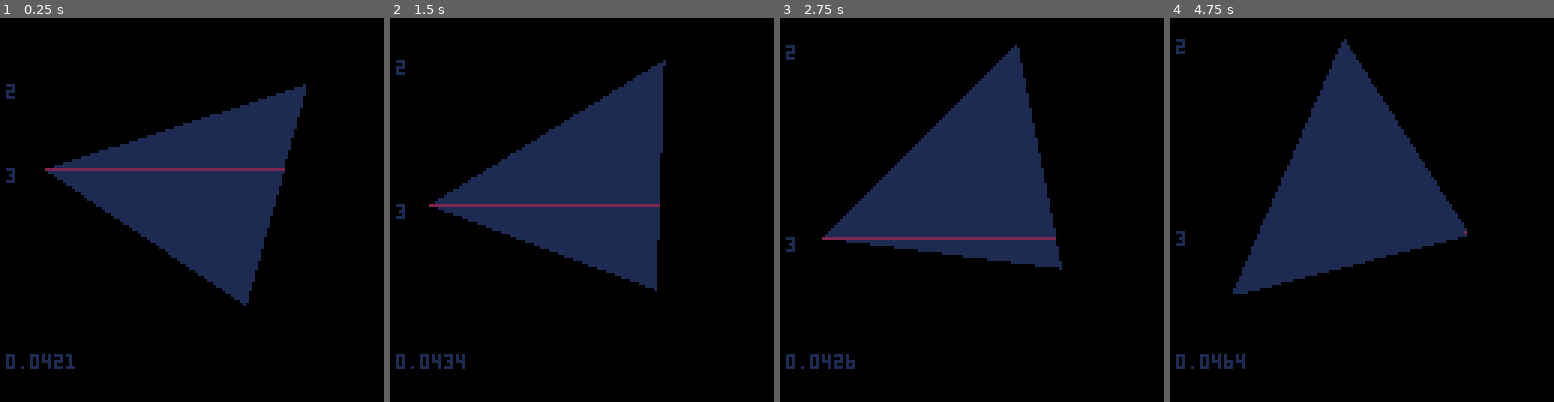
Above: before the commit, frames 1-4 (left to right).
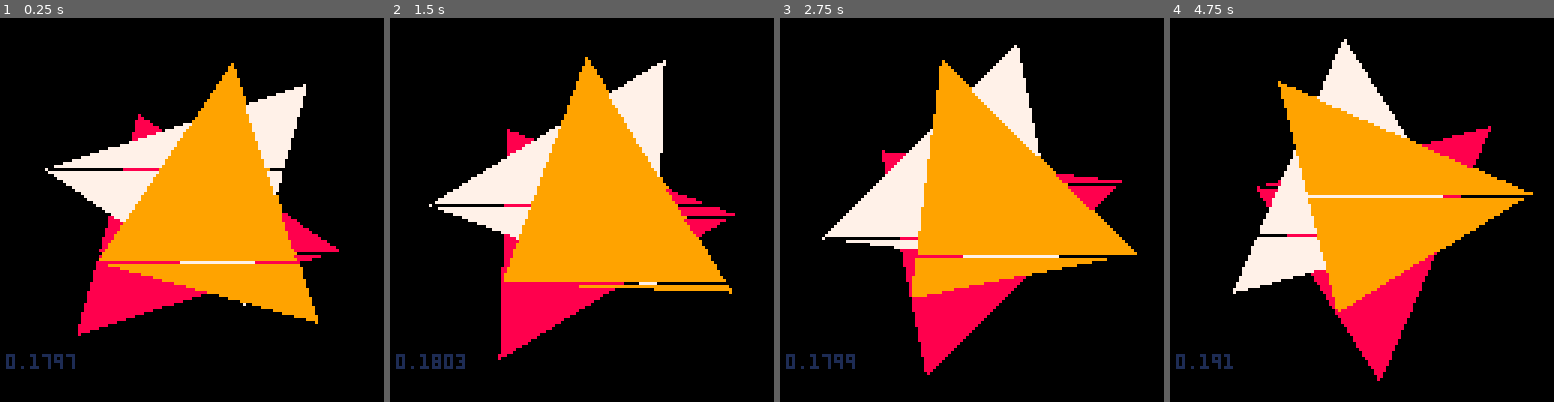
Above: after the commit, the same moments.

Repository: freds72/virtua-on
Game: PICO-8 cartridge carts/edge_rasterizer.p8
The game is run twice, just before and just after one commit, with the same random seed, the same clock (stepped at 60 frames per second) and the same inputs.
Inputs:
- Up to frame 1 (0.25 s): no input
- Up to frame 2 (1.5 s): no input
- Up to frame 3 (2.75 s): no input
- Up to frame 4 (4.75 s): no input

The runs differ from the first frame. In frame 1, 29% of the frame differs, in the area x 1-89%, y 11-92%; in frame 2, 28%; in frame 3, 29%; in frame 4, 29%, in the area x 1-95%, y 5-95%.

Commit message:
full scene rasterizer working (wip)

Diff:
--- a/carts/edge_rasterizer.p8
+++ b/carts/edge_rasterizer.p8
@@ -9,11 +9,11 @@
 	-- https://www.lexaloffle.com/bbs/?tid=2477
 	local function sort(a)
 		for i=1,#a do
-		-- reuse i!!!
+			-- reuse i!!!
 			local j=i
 			while j>1 and a[j-1].x>a[j].x do
-			a[j],a[j-1]=a[j-1],a[j]
-			j-=1
+				a[j],a[j-1]=a[j-1],a[j]
+				j-=1
 			end
 		end
 	end
@@ -23,7 +23,7 @@
 	add=function(self,verts,c,z)
 		local v0=verts[#verts]
 		-- polygon
-		local p={z=z,c=c}
+		local p={z=z,c=c,winding=0}
 		for i=1,#verts do
 			local v1=verts[i]
 			-- edge building
@@ -41,40 +41,93 @@
 		end
 	end,
  	draw=function(self)
- 		color(7)
-		-- active edge table
-		local aet={}
+ 		local aet={}
 		for y=ymin,ymax do
-			local span=edges[y]
-			-- new edges at y?
-			if span then
-				for i=1,#span do
-					aet[#aet+1]=span[i]
+			-- active polygons on scanline
+			local apl={}
+			local nearest,xmin
+			-- get active edges
+			local el=edges[y]
+			if el then
+				for _,e in pairs(el) do
+					aet[#aet+1]=e
 				end
-				print(#aet,2,y,1)
 			end
-			-- order spans
+			-- sort by x
 			sort(aet)
-
-			-- draw spans
-			for i=1,#aet-1 do
-				local e0,e1=aet[i],aet[i+1]
-				rectfill(e0.x,y,e1.x,y,i)
-				--pset(e0.x,y)
+			--[[
+			if y%10==0 then
+				for i=1,#aet do
+					local e=aet[i]
+					print(i,e.x,y-2,1)
+				end
 			end
-
-			-- prepare next
-			for _,e in pairs(aet) do
-				-- edge done?
-				if y>=e.ymax then
-					del(aet,e)
+			]]
+			-- iterate over active edges
+			for i=1,#aet do
+				local e=aet[i]
+				if y>e.ymax then
+					-- end of active edge
+					-- del(aet,e)
+					e.poly.winding=0
+					aet[i]=nil
 				else
-					-- step
+					--
+					local p=e.poly
+					p.winding+=1
+					-- entering?
+					if p.winding==1 then
+						-- register into apl
+						add(apl,p)
+						-- pset(e.x,y,11)
+						-- nearest poly?
+						if nearest then
+							-- leaving nearest poly
+							if nearest.z<p.z then
+								-- draw previous nearest
+								rectfill(xmin,y,e.x,y,nearest.c)
+								-- record nearest x
+								xmin,nearest=e.x,p
+							end
+						else
+							nearest,xmin=p,e.x
+						end
+					else
+						-- only convex polygons
+						assert(p.winding==2)
+						-- unregister poly
+						del(apl,p)
+						-- pset(e.x,y,8)
+						p.winding=0
+						-- leaving?
+						if nearest==p then
+							-- pset(e.x,y,7)
+							-- draw nearest
+							rectfill(xmin,y,e.x,y,p.c)
+							-- record nearest x
+							xmin,nearest=e.x
+							-- search for new nearest
+							local zmax=-32000
+							for _,poly in pairs(apl) do
+								if poly.z>zmax then
+									nearest,zmax=poly,poly.z
+								end
+							end
+						end
+					end
+					-- prep for next scanline
 					e.x+=e.dx
 				end
 			end
+			-- yuck
+			local tmp={}
+			for _,v in pairs(aet) do
+				if(v)add(tmp,v)
+			end
+			aet=tmp
+			--pset(127,y,y)
+			--flip()
 		end
-
 		-- reset
 		ymin,ymax=32000,-32000
 		edges={}
@@ -99,7 +152,20 @@
 	local x0,y0=rotate(24,24)
 	local x1,y1=rotate(96,48)
 	local x2,y2=rotate(48,112)
+	raz:add({{x0,y0},{x1,y1},{x2,y2}},7,1)
+
+	cc,ss=cos(angle+0.5),-sin(angle+0.5)
+	local x0,y0=rotate(24,24)
+	local x1,y1=rotate(96,48)
+	local x2,y2=rotate(48,112)
 	raz:add({{x0,y0},{x1,y1},{x2,y2}},8,0)
+
+
+	cc,ss=cos(angle+0.75),-sin(angle+0.75)
+	local x0,y0=rotate(24,24)
+	local x1,y1=rotate(96,48)
+	local x2,y2=rotate(48,112)
+	raz:add({{x0,y0},{x1,y1},{x2,y2}},9,3)
 end
 
 function _draw()
